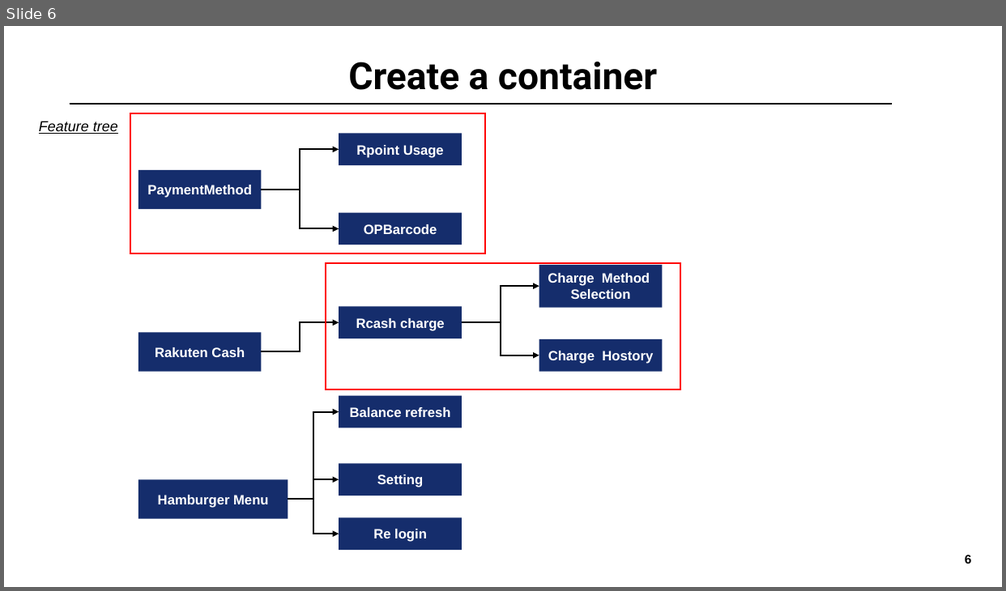
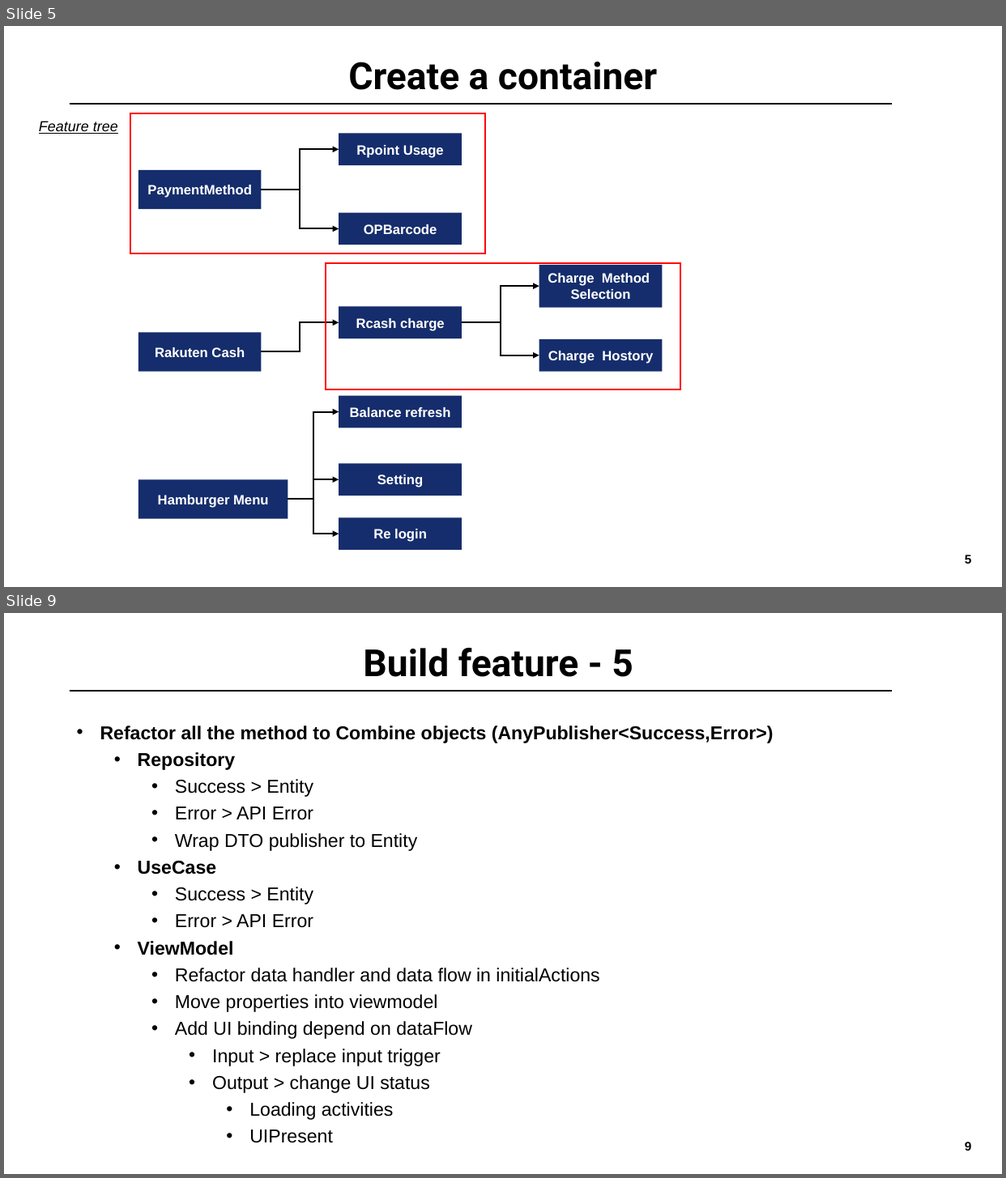
Before and after one commit to ck2shine/MVVMC-Sample, a slide deck: MVVM-Clean-Migration/Guidence.pptx. Shown one above the other, each under a label of ours: slide 6 before the commit, slides 5 and 9 after it; the slides between them are not shown. The pictures are 1006x591 and 1006x1178 pixels, drawn with LibreOffice and Linux fonts; fonts in the diff are those of the drawing; background and template pictures are left out. Boxes give left, top, right and bottom in pixels: in the first picture for what was removed or moved away, otherwise in the second. Text is boxed around its words. In the diff, an @@ line names an element or a change of style, - is before the commit and + after.

```diff
--- a/MVVM-Clean-Migration/Guidence.pptx
+++ b/MVVM-Clean-Migration/Guidence.pptx
@@ slide 9 added at <box>4,613,1002,1174</box>, background #FFFFFF; not listed: 1 template element that a slide beside it also shows @@
@@ title added at <box>363,648,633,677</box>, 36 pt, text #000000, bold @@
+Build feature - 5
@@ line added from (69, 691) to (892, 691), #000000 1 pt @@
@@ text added at <box>100,726,774,1144</box>, 18 pt, text #000000 @@
+• Refactor all the method to Combine objects (AnyPublisher<Success,Error>)
+  • Repository
+    • Success > Entity
+    • Error > API Error
+    • Wrap DTO publisher to Entity
+  • UseCase
+    • Success > Entity
+    • Error > API Error
+  • ViewModel
+    • Refactor data handler and data flow in initialActions
+    • Move properties into viewmodel
+    • Add UI binding depend on dataFlow
+      • Input > replace input trigger
+      • Output > change UI status
+        • Loading activities
+        • UIPresent
@@ what was slide 6 is now slide 5 @@
```
Also in this commit, not shown: 8 other slides added.
